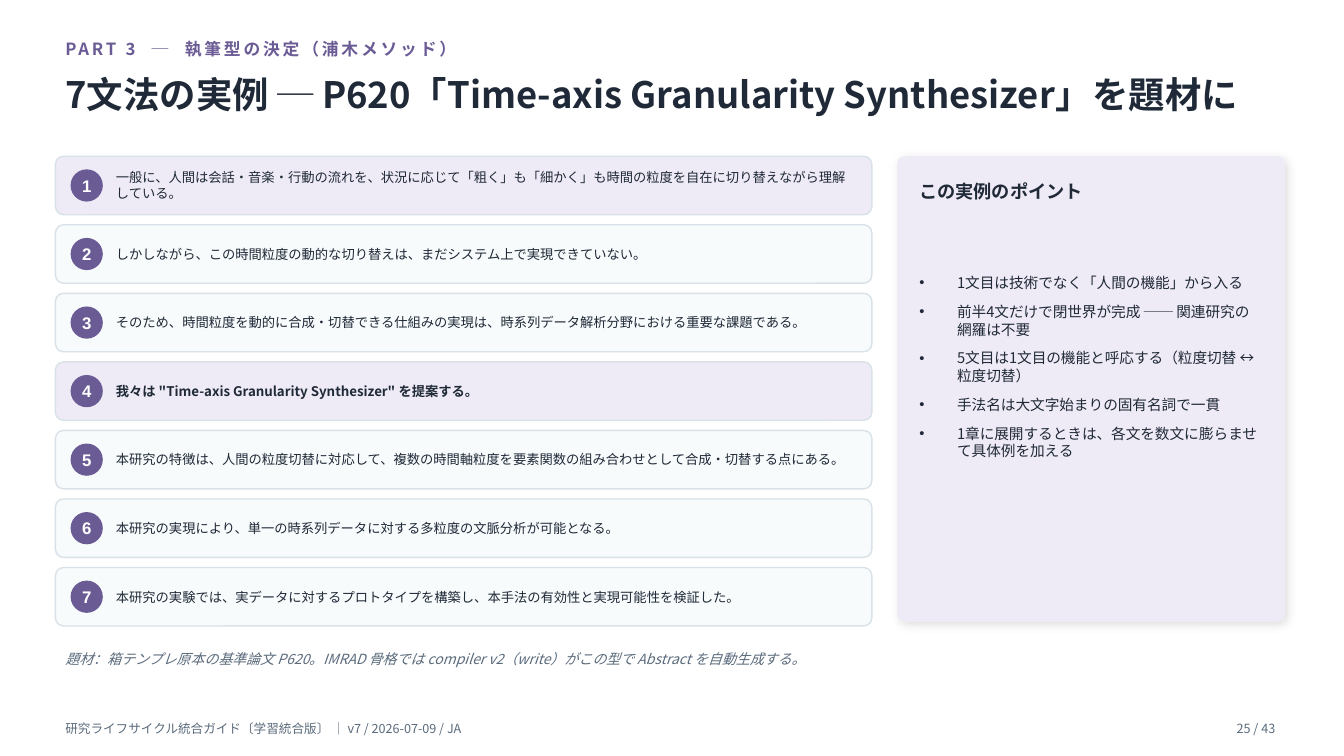
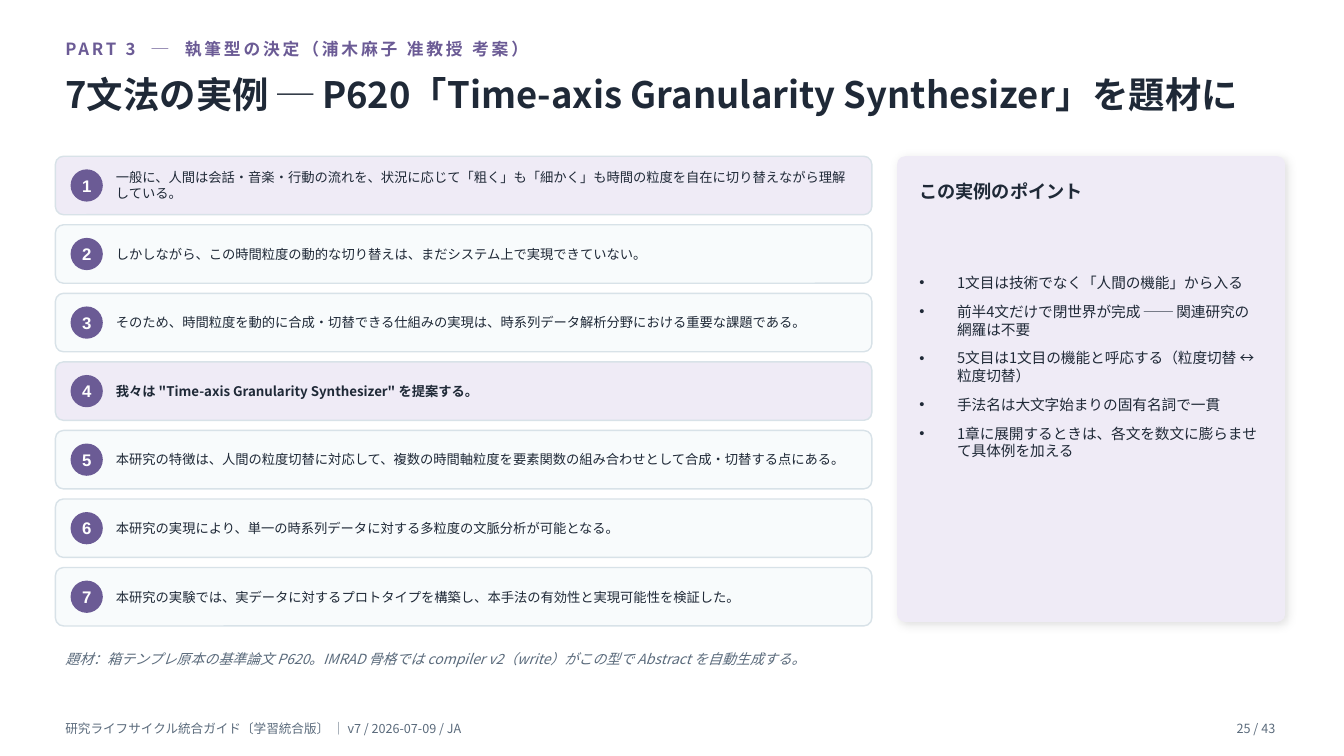
Before and after one commit to aix-sc/research-lifecycle-guide, a slide deck: slide 25 of docs/20260709_Research_Lifecycle_Guide_v7_JA.pptx. Drawn at 1344x756 pixels with LibreOffice and Linux fonts; fonts in the diff are those of the drawing. Boxes give left, top, right and bottom in pixels: in the first picture for what was removed or moved away, otherwise in the second. Text is boxed around its words. In the diff, an @@ line names an element or a change of style, - is before the commit and + after.

```diff
--- a/docs/20260709_Research_Lifecycle_Guide_v7_JA.pptx
+++ b/docs/20260709_Research_Lifecycle_Guide_v7_JA.pptx
@@ text at <box>126,40,509,57</box>: text changed @@
-PART 3 ─ 執筆型の決定（浦木メソッド）
+PART 3 ─ 執筆型の決定（浦木麻子 准教授 考案）
```
Also in this commit, not shown: 4 other slides changed, 6 other files.
